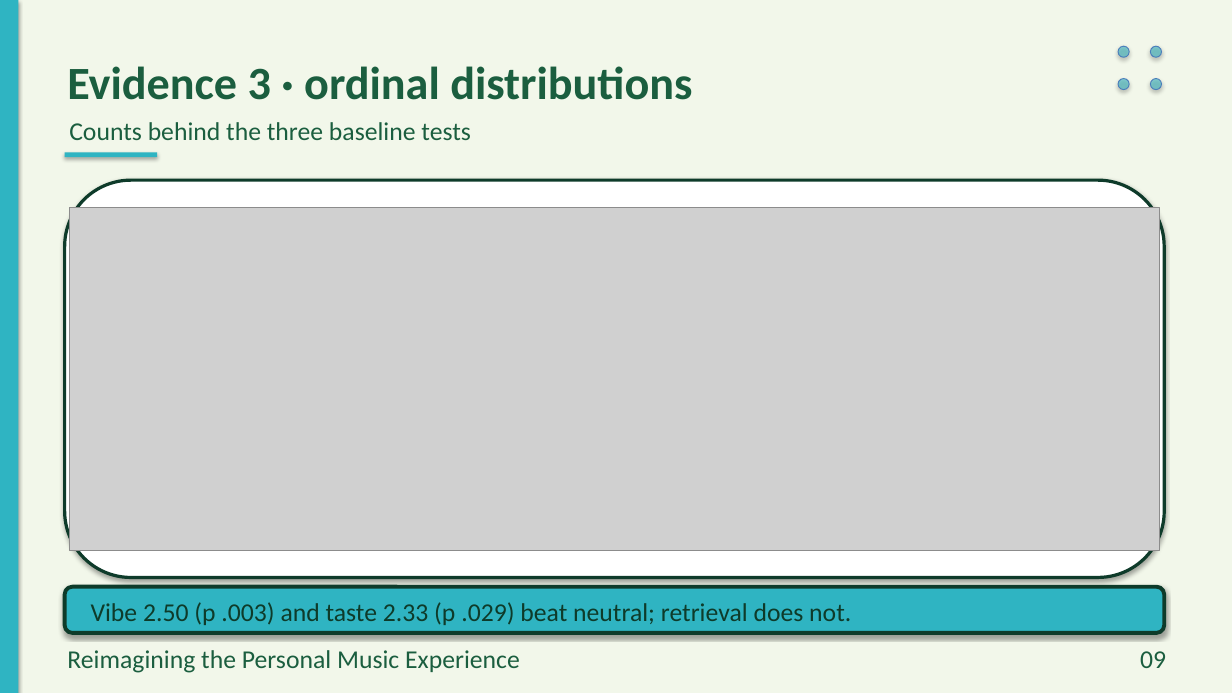
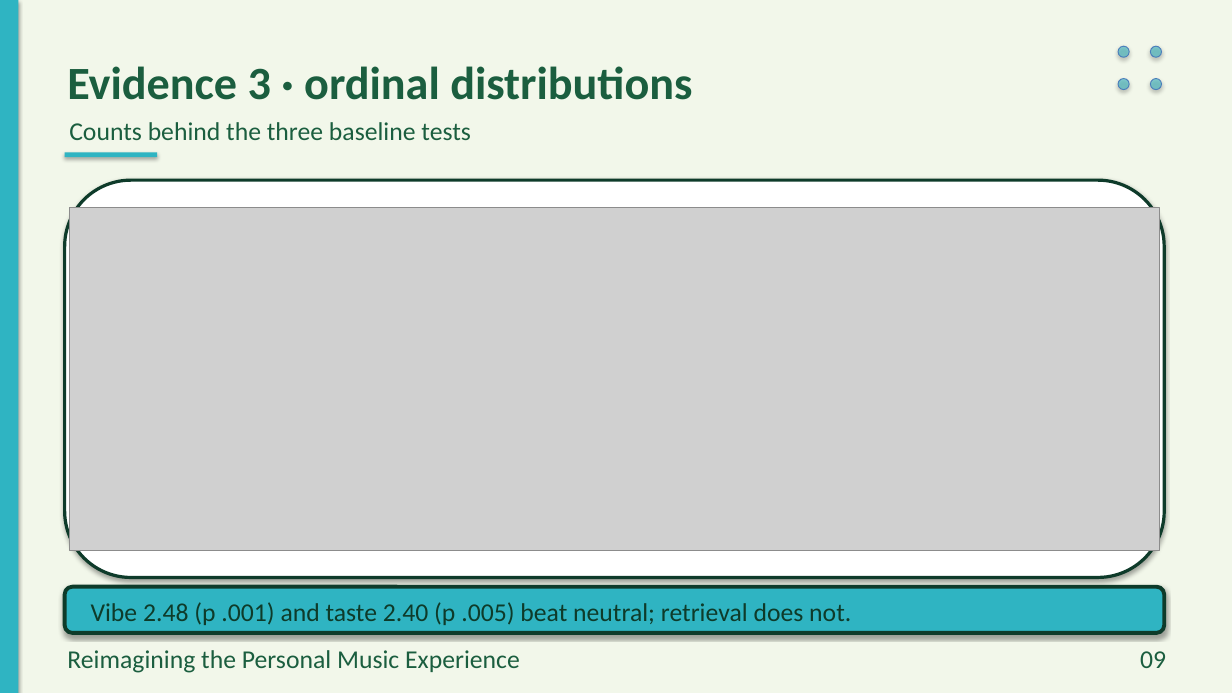
Before and after one commit to preet-kamdar/design-thinking-sem3, a slide deck: slide 9 of docs/Presentation.pptx. Drawn at 1232x693 pixels with LibreOffice and Linux fonts; fonts in the diff are those of the drawing; grey boxes stand for pictures. Boxes give left, top, right and bottom in pixels: in the first picture for what was removed or moved away, otherwise in the second. Text is boxed around its words. In the diff, an @@ line names an element or a change of style, - is before the commit and + after.

```diff
--- a/docs/Presentation.pptx
+++ b/docs/Presentation.pptx
@@ text at box(91, 602, 851, 625): text changed @@
-Vibe 2.50 (p .003) and taste 2.33 (p .029) beat neutral; retrieval does not.
+Vibe 2.48 (p .001) and taste 2.40 (p .005) beat neutral; retrieval does not.
```
Also in this commit, not shown: 13 other slides changed, 17 other files.
